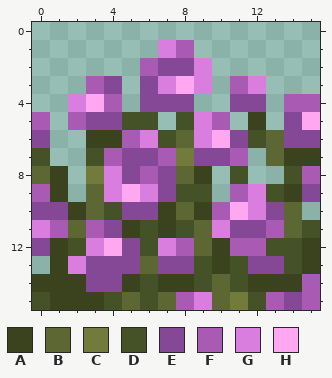
Pixel-art sprite, stored at src/assets/gauntlet/textures/decoration/item_models/purple_peony.png. Above is the file before it was changed.
The file is 16x16 pixels.
Palette (. is transparent): A #3b431e  B #5d6733  C #727a3c  D #455227  E #854897  F #a95bb4  G #d97ddf  H #ffa7f0
Pixels before, first column x 0:
 1 .......GF.......
 2 ......FEEG......
 3 ...FE.EGHG.FG...
 4 ..GHF.EEE..EE.FF
 5 F.FEEDD.DGF.A.EH
 6 E..AAFGDBGHEDBEE
 7 D..DFEEFCEEF.BAA
 8 BA.CGEFEBA.D..DF
 9 FA.BGHGEDD.FGDAE
10 EEABDEEABAFHGEB.
11 GFBFEADADBGEEFBD
12 EADGHEDGFBAFFDDA
13 .AGEEEBEEDADEEDA
14 AAAEEADAADBDAAAF
15 DAAADBDBFGBCDFEF
The same view after the edit:
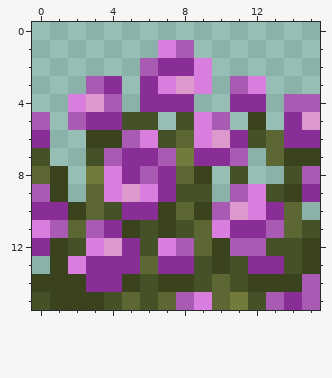
The commit says: slight recoloration purple peony
Change:
colour E: #854897 -> #8a2e97
colour H: #ffa7f0 -> #db9acb
Changed places in both pictures, as pixel boxes (x1, y1, x2, y2):
changed: (32, 58, 320, 310)
